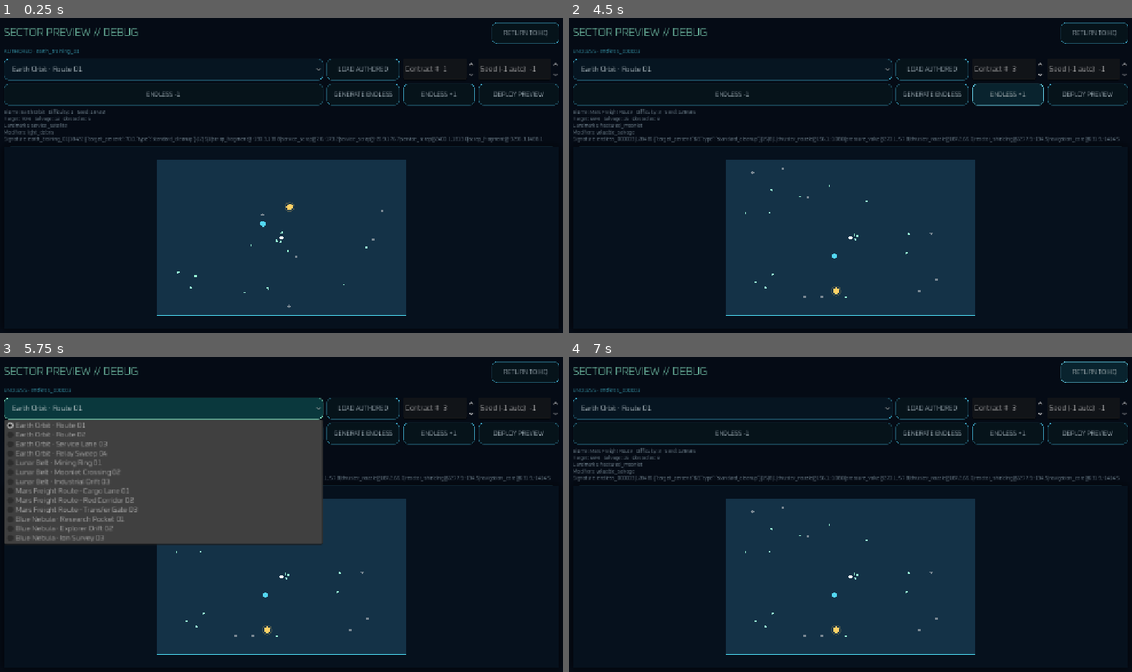
Above: before the commit, frames 1-4 (two rows, left to right).
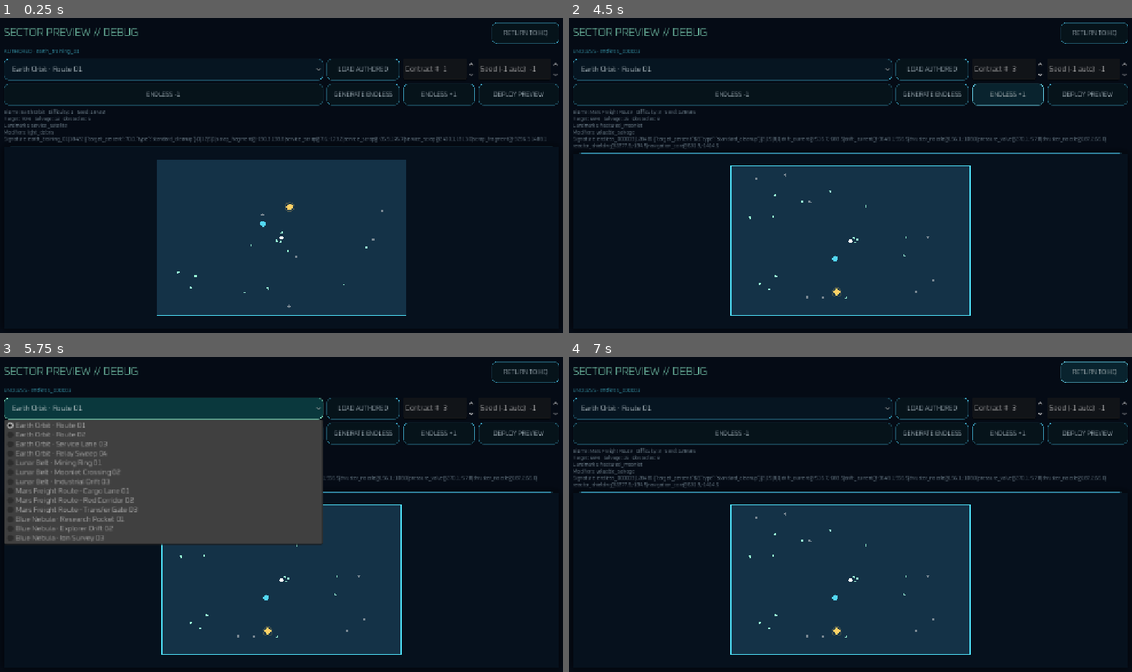
Above: after the commit, the same moments.

Repository: EwertonMendes/Orbital-Cleanup-Co.
Game: Godot game, scene res://src/debug/sector_preview/sector_preview.tscn
Two runs of this game, one before a commit and one after it. Both use one fixed random seed, a clock stepped at 60 frames per second and the inputs below. This scene is started directly instead of the project's main scene.
Inputs:
- Up to frame 1 (0.25 s): no input
- Up to frame 2 (4.5 s): click "ENDLESS -1" at 0.5 s; click "ENDLESS -1" at 1.25 s; click "GENERATE ENDLESS" at 2 s; click "GENERATE ENDLESS" at 2.75 s; click "ENDLESS +1" at 3.5 s; click "ENDLESS +1" at 4.25 s
- Up to frame 3 (5.75 s): click "Earth Orbit · Route 01" at 5 s
- Up to frame 4 (7 s): click "DEPLOY PREVIEW" at 5.75 s; click "RETURN TO HQ" at 6.5 s

The runs differ from the first frame. In frame 1, 0.3% of the frame differs, in the area x 34-98%, y 37-40%; in frame 2, 3.1%, in the area x 0-99%, y 37-95%; in frame 3, 1.8%; in frame 4, 3.1%.
Error in both runs: Invalid access to property or key 'target_percent' on a base object of type 'Dictionary'. (res://src/debug/sector_preview/sector_preview.gd:113)

Commit message:
feat: author data-driven biome visuals and environmental volumes

Diff:
--- a/content/biomes/blue_nebula.json
+++ b/content/biomes/blue_nebula.json
@@ -5,6 +5,102 @@
     "background": "#030817",
     "nebula": "#183b72",
     "accent": "#72d7ff"
+  },
+  "visual_profile": {
+    "planet_asset": "res://assets/original/planets/blue_giant.svg",
+    "planet_scale": 1.82,
+    "planet_anchor": [
+      0.2,
+      0.23
+    ],
+    "planet_parallax": 0.045,
+    "planet_rotation_speed": -0.005,
+    "atmosphere_color": "#91dfff",
+    "atmosphere_strength": 0.58,
+    "shimmer_strength": 0.15,
+    "traffic_count": 3,
+    "dust_density": 1.45
+  },
+  "environment": {
+    "salvage_mass_multiplier": 0.94,
+    "volumes": [
+      {
+        "kind": "visibility_pocket",
+        "count_range": [
+          2,
+          3
+        ],
+        "shape": "circle",
+        "strength_range": [
+          0.35,
+          0.62
+        ],
+        "radius_range": [
+          620,
+          980
+        ],
+        "placement": "random",
+        "color": "#72d7ff",
+        "secondary_color": "#5849a5"
+      },
+      {
+        "kind": "scanner_interference",
+        "count_range": [
+          1,
+          2
+        ],
+        "shape": "circle",
+        "strength_range": [
+          0.35,
+          0.62
+        ],
+        "radius_range": [
+          480,
+          760
+        ],
+        "placement": "random",
+        "color": "#80dfff",
+        "secondary_color": "#5a73d6"
+      },
+      {
+        "kind": "tractor_distortion",
+        "count_range": [
+          1,
+          2
+        ],
+        "shape": "circle",
+        "strength_range": [
+          0.3,
+          0.55
+        ],
+        "radius_range": [
+          460,
+          720
+        ],
+        "placement": "random",
+        "color": "#a28bff",
+        "secondary_color": "#3157a5"
+      },
+      {
+        "kind": "magnetic_zone",
+        "count_range": [
+          1,
+          1
+        ],
+        "shape": "circle",
+        "strength_range": [
+          0.22,
+          0.42
+        ],
+        "radius_range": [
+          500,
+          750
+        ],
+        "placement": "random",
+        "color": "#9effe6",
+        "secondary_color": "#365e9f"
+      }
+    ]
   },
   "salvage_tables": [
     "blue_nebula_research"
--- a/content/biomes/earth_orbit.json
+++ b/content/biomes/earth_orbit.json
@@ -5,6 +5,25 @@
     "background": "#040b13",
     "nebula": "#0b3d4d",
     "accent": "#53d7f1"
+  },
+  "visual_profile": {
+    "planet_asset": "res://assets/original/planets/earth_orbit.svg",
+    "planet_scale": 2.15,
+    "planet_anchor": [
+      0.82,
+      0.78
+    ],
+    "planet_parallax": 0.055,
+    "planet_rotation_speed": 0.006,
+    "atmosphere_color": "#72e5ff",
+    "atmosphere_strength": 0.48,
+    "shimmer_strength": 0.09,
+    "traffic_count": 9,
+    "dust_density": 0.55
+  },
+  "environment": {
+    "salvage_mass_multiplier": 1,
+    "volumes": []
   },
   "salvage_tables": [
     "earth_training",
--- a/content/biomes/lunar_belt.json
+++ b/content/biomes/lunar_belt.json
@@ -5,6 +5,68 @@
     "background": "#080b12",
     "nebula": "#30384a",
     "accent": "#c4d8ef"
+  },
+  "visual_profile": {
+    "planet_asset": "res://assets/original/planets/lunar_belt.svg",
+    "planet_scale": 2,
+    "planet_anchor": [
+      0.18,
+      0.75
+    ],
+    "planet_parallax": 0.07,
+    "planet_rotation_speed": 0.0025,
+    "atmosphere_color": "#d7e5f0",
+    "atmosphere_strength": 0.22,
+    "shimmer_strength": 0.035,
+    "traffic_count": 4,
+    "dust_density": 0.85
+  },
+  "environment": {
+    "salvage_mass_multiplier": 1.08,
+    "volumes": [
+      {
+        "kind": "gravity_well",
+        "count_range": [
+          2,
+          3
+        ],
+        "shape": "circle",
+        "strength_range": [
+          0.32,
+          0.58
+        ],
+        "radius_range": [
+          520,
+          850
+        ],
+        "placement": "random",
+        "color": "#c4d8ef",
+        "secondary_color": "#65758c"
+      },
+      {
+        "kind": "safe_corridor",
+        "count_range": [
+          1,
+          1
+        ],
+        "shape": "box",
+        "strength_range": [
+          0.55,
+          0.75
+        ],
+        "length_range": [
+          5200,
+          6200
+        ],
+        "width_range": [
+          500,
+          680
+        ],
+        "placement": "depot",
+        "color": "#dff2ff",
+        "secondary_color": "#62788b"
+      }
+    ]
   },
   "salvage_tables": [
     "lunar_belt_industry"
--- a/content/biomes/mars_freight.json
+++ b/content/biomes/mars_freight.json
@@ -5,6 +5,49 @@
     "background": "#120907",
     "nebula": "#5b2419",
     "accent": "#f28b54"
+  },
+  "visual_profile": {
+    "planet_asset": "res://assets/original/planets/mars_freight.svg",
+    "planet_scale": 2.2,
+    "planet_anchor": [
+      0.81,
+      0.74
+    ],
+    "planet_parallax": 0.06,
+    "planet_rotation_speed": 0.0045,
+    "atmosphere_color": "#ff9c63",
+    "atmosphere_strength": 0.4,
+    "shimmer_strength": 0.08,
+    "traffic_count": 8,
+    "dust_density": 1.15
+  },
+  "environment": {
+    "salvage_mass_multiplier": 1.22,
+    "volumes": [
+      {
+        "kind": "drift_current",
+        "count_range": [
+          2,
+          3
+        ],
+        "shape": "box",
+        "strength_range": [
+          0.32,
+          0.56
+        ],
+        "length_range": [
+          2300,
+          3600
+        ],
+        "width_range": [
+          650,
+          1000
+        ],
+        "placement": "random",
+        "color": "#ff9c63",
+        "secondary_color": "#a84a32"
+      }
+    ]
   },
   "salvage_tables": [
     "mars_freight"
--- a/schemas/biome.schema.json
+++ b/schemas/biome.schema.json
@@ -7,6 +7,8 @@
     "id",
     "display_name_key",
     "palette",
+    "visual_profile",
+    "environment",
     "salvage_tables",
     "landmarks",
     "modifiers",
@@ -128,6 +130,262 @@
           }
         }
       }
+    },
+    "visual_profile": {
+      "type": "object",
+      "additionalProperties": false,
+      "required": [
+        "planet_asset",
+        "planet_scale",
+        "planet_anchor",
+        "planet_parallax",
+        "planet_rotation_speed",
+        "atmosphere_color",
+        "atmosphere_strength",
+        "shimmer_strength",
+        "traffic_count",
+        "dust_density"
+      ],
+      "properties": {
+        "planet_asset": {
+          "type": "string",
+          "pattern": "^res://assets/original/planets/.+\\.svg$"
+        },
+        "planet_scale": {
+          "type": "number",
+          "minimum": 0.2,
+          "maximum": 5
+        },
+        "planet_anchor": {
+          "type": "array",
+          "prefixItems": [
+            {
+              "type": "number",
+              "minimum": 0,
+              "maximum": 1
+            },
+            {
+              "type": "number",
+              "minimum": 0,
+              "maximum": 1
+            }
+          ],
+          "minItems": 2,
+          "maxItems": 2
+        },
+        "planet_parallax": {
+          "type": "number",
+          "minimum": 0,
+          "maximum": 0.5
+        },
+        "planet_rotation_speed": {
+          "type": "number",
+          "minimum": -0.08,
+          "maximum": 0.08
+        },
+        "atmosphere_color": {
+          "type": "string"
+        },
+        "atmosphere_strength": {
+          "type": "number",
+          "minimum": 0,
+          "maximum": 1
+        },
+        "shimmer_strength": {
+          "type": "number",
+          "minimum": 0,
+          "maximum": 0.5
+        },
+        "traffic_count": {
+          "type": "integer",
+          "minimum": 0,
+          "maximum": 24
+        },
+        "dust_density": {
+          "type": "number",
+          "minimum": 0,
+          "maximum": 2
+        }
+      }
+    },
+    "environment": {
+      "type": "object",
+      "additionalProperties": false,
+      "required": [
+        "salvage_mass_multiplier",
+        "volumes"
+      ],
+      "properties": {
+        "salvage_mass_multiplier": {
+          "type": "number",
+          "minimum": 0.5,
+          "maximum": 2
+        },
+        "volumes": {
+          "type": "array",
+          "maxItems": 12,
+          "items": {
+            "type": "object",
+            "additionalProperties": false,
+            "required": [
+              "kind",
+              "count_range",
+              "shape",
+              "strength_range",
+              "placement",
+              "color",
+              "secondary_color"
+            ],
+            "properties": {
+              "kind": {
+                "enum": [
+                  "gravity_well",
+                  "safe_corridor",
+                  "drift_current",
+                  "visibility_pocket",
+                  "scanner_interference",
+                  "tractor_distortion",
+                  "magnetic_zone"
+                ]
+              },
+              "count_range": {
+                "type": "array",
+                "prefixItems": [
+                  {
+                    "type": "integer",
+                    "minimum": 0,
+                    "maximum": 8
+                  },
+                  {
+                    "type": "integer",
+                    "minimum": 0,
+                    "maximum": 8
+                  }
+                ],
+                "minItems": 2,
+                "maxItems": 2
+              },
+              "shape": {
+                "enum": [
+                  "circle",
+                  "box"
+                ]
+              },
+              "strength_range": {
+                "type": "array",
+                "prefixItems": [
+                  {
+                    "type": "number",
+                    "minimum": 0.05,
+                    "maximum": 1
+                  },
+                  {
+                    "type": "number",
+                    "minimum": 0.05,
+                    "maximum": 1
+                  }
+                ],
+                "minItems": 2,
+                "maxItems": 2
+              },
+              "radius_range": {
+                "type": "array",
+                "prefixItems": [
+                  {
+                    "type": "number",
+                    "minimum": 80,
+                    "maximum": 2000
+                  },
+                  {
+                    "type": "number",
+                    "minimum": 80,
+                    "maximum": 2000
+                  }
+                ],
+                "minItems": 2,
+                "maxItems": 2
+              },
+              "length_range": {
+                "type": "array",
+                "prefixItems": [
+                  {
+                    "type": "number",
+                    "minimum": 200,
+                    "maximum": 8000
+                  },
+                  {
+                    "type": "number",
+                    "minimum": 200,
+                    "maximum": 8000
+                  }
+                ],
+                "minItems": 2,
+                "maxItems": 2
+              },
+              "width_range": {
+                "type": "array",
+                "prefixItems": [
+                  {
+                    "type": "number",
+                    "minimum": 100,
+                    "maximum": 2000
+                  },
+                  {
+                    "type": "number",
+                    "minimum": 100,
+                    "maximum": 2000
+                  }
+                ],
+                "minItems": 2,
+                "maxItems": 2
+              },
+              "placement": {
+                "enum": [
+                  "random",
+                  "depot"
+                ]
+              },
+              "color": {
+                "type": "string"
+              },
+              "secondary_color": {
+                "type": "string"
+              }
+            },
+            "allOf": [
+              {
+                "if": {
+                  "properties": {
+                    "shape": {
+                      "const": "circle"
+                    }
+                  }
+                },
+                "then": {
+                  "required": [
+                    "radius_range"
+                  ]
+                }
+              },
+              {
+                "if": {
+                  "properties": {
+                    "shape": {
+                      "const": "box"
+                    }
+                  }
+                },
+                "then": {
+                  "required": [
+                    "length_range",
+                    "width_range"
+                  ]
+                }
+              }
+            ]
+          }
+        }
+      }
     }
   }
 }
--- a/src/game/sector/sector_generator.gd
+++ b/src/game/sector/sector_generator.gd
@@ -45,6 +45,8 @@
 
 	var rng := RandomNumberGenerator.new()
 	rng.seed = int(sector["seed"])
+	var environment_rng := RandomNumberGenerator.new()
+	environment_rng.seed = maxi(absi(int(sector["seed"]) * 31 + 99173), 1)
 
 	var spawn_rules := biome.get("spawn_rules", {}) as Dictionary
 	var min_spacing := float(spawn_rules.get("min_spacing", 120.0))
@@ -52,6 +54,16 @@
 	var starter_count := mini(int(spawn_rules.get("starter_cluster_count", 0)), salvage_count)
 	var starter_radius := float(spawn_rules.get("starter_cluster_radius", 260.0))
 	var depot_position := _vector2_from_array((sector["depot"] as Dictionary)["position"])
+	var environment_fields := _build_environment_fields(
+		biome,
+		environment_rng,
+		play_bounds,
+		depot_position
+	)
+	var environment_profile := biome.get("environment", {}) as Dictionary
+	parameters["mass_multiplier"] = float(parameters["mass_multiplier"]) * float(
+		environment_profile.get("salvage_mass_multiplier", 1.0)
+	)
 
 	var occupied: Array[Vector2] = [Vector2.ZERO, depot_position]
 	var landmarks := _build_landmarks(sector, rng, occupied)
@@ -77,13 +89,15 @@
 		obstacle_count,
 		min_spacing * 0.8,
 		edge_margin,
-		occupied
+		occupied,
+		environment_fields
 	)
 
 	var signature := _build_signature(
 		sector_id,
 		int(sector["seed"]),
 		sector["contract"] as Dictionary,
+		environment_fields,
 		salvage_spawns,
 		obstacle_spawns,
 		landmarks
@@ -94,6 +108,7 @@
 		"play_bounds": play_bounds,
 		"depot_position": depot_position,
 		"parameters": parameters,
+		"environment_fields": environment_fields,
 		"salvage_spawns": salvage_spawns,
 		"obstacle_spawns": obstacle_spawns,
 		"landmark_spawns": landmarks,
@@ -189,7 +204,8 @@
 	count: int,
 	min_spacing: float,
 	edge_margin: float,
-	occupied: Array[Vector2]
+	occupied: Array[Vector2],
+	environment_fields: Array[Dictionary]
 ) -> Array[Dictionary]:
 	var obstacle_definitions := biome.get("obstacles", []) as Array
 	var output: Array[Dictionary] = []
@@ -198,7 +214,14 @@
 
 	for _index in range(count):
 		var definition: Dictionary = _weighted_pick(obstacle_definitions, "weight", rng) as Dictionary
-		var position := _find_position(rng, play_bounds, edge_margin, min_spacing, occupied)
+		var position := _find_obstacle_position(
+			rng,
+			play_bounds,
+			edge_margin,
+			min_spacing,
+			occupied,
+			environment_fields
+		)
 		occupied.append(position)
 		output.append({
 			"definition": definition.duplicate(true),
@@ -210,6 +233,103 @@
 		})
 	return output
 
+func _build_environment_fields(
+	biome: Dictionary,
+	rng: RandomNumberGenerator,
+	play_bounds: Rect2,
+	depot_position: Vector2
+) -> Array[Dictionary]:
+	var output: Array[Dictionary] = []
+	var environment := biome.get("environment", {}) as Dictionary
+	for value in environment.get("volumes", []) as Array:
+		var template := value as Dictionary
+		var count_range := template["count_range"] as Array
+		var count := rng.randi_range(int(count_range[0]), int(count_range[1]))
+		for _index in range(count):
+			var placement := String(template.get("placement", "random"))
+			var position := depot_position if placement == "depot" else _random_environment_position(
+				rng,
+				play_bounds,
+				620.0
+			)
+			var strength_range := template["strength_range"] as Array
+			var entry := {
+				"kind": String(template["kind"]),
+				"shape": String(template["shape"]),
+				"position": position,
+				"rotation": rng.randf_range(-PI, PI),
+				"strength": rng.randf_range(
+					float(strength_range[0]),
+					float(strength_range[1])
+				),
+				"color": String(template["color"]),
+				"secondary_color": String(template["secondary_color"]),
+			}
+			if String(template["shape"]) == "circle":
+				var radius_range := template["radius_range"] as Array
+				entry["radius"] = rng.randf_range(
+					float(radius_range[0]),
+					float(radius_range[1])
+				)
+			else:
+				var length_range := template["length_range"] as Array
+				var width_range := template["width_range"] as Array
+				entry["size"] = Vector2(
+					rng.randf_range(float(length_range[0]), float(length_range[1])),
+					rng.randf_range(float(width_range[0]), float(width_range[1]))
+				)
+			output.append(entry)
+	return output
+
+func _random_environment_position(
+	rng: RandomNumberGenerator,
+	play_bounds: Rect2,
+	edge_margin: float
+) -> Vector2:
+	return Vector2(
+		rng.randf_range(play_bounds.position.x + edge_margin, play_bounds.end.x - edge_margin),
+		rng.randf_range(play_bounds.position.y + edge_margin, play_bounds.end.y - edge_margin)
+	)
+
+func _find_obstacle_position(
+	rng: RandomNumberGenerator,
+	play_bounds: Rect2,
+	edge_margin: float,
+	min_spacing: float,
+	occupied: Array[Vector2],
+	environment_fields: Array[Dictionary]
+) -> Vector2:
+	var left := play_bounds.position.x + edge_margin
+	var right := play_bounds.end.x - edge_margin
+	var top := play_bounds.position.y + edge_margin
+	var bottom := play_bounds.end.y - edge_margin
+
+	for _attempt in range(48):
+		var candidate := Vector2(rng.randf_range(left, right), rng.randf_range(top, bottom))
+		if not _is_far_enough(candidate, occupied, min_spacing):
+			continue
+		if _inside_safe_corridor(candidate, environment_fields, 80.0):
+			continue
+		return candidate
+	return _find_position(rng, play_bounds, edge_margin, min_spacing, occupied)
+
+func _inside_safe_corridor(
+	point: Vector2,
+	environment_fields: Array[Dictionary],
+	padding: float
+) -> bool:
+	for field in environment_fields:
+		if String(field.get("kind", "")) != "safe_corridor":
+			continue
+		var local := (point - (field["position"] as Vector2)).rotated(
+			-float(field.get("rotation", 0.0))
+		)
+		var size := field.get("size", Vector2.ZERO) as Vector2
+		var half := size * 0.5 + Vector2.ONE * padding
+		if absf(local.x) <= half.x and absf(local.y) <= half.y:
+			return true
+	return false
+
 func _pick_salvage_id(entries: Array, rng: RandomNumberGenerator, rare_weight_multiplier: float) -> String:
 	var weighted: Array[Dictionary] = []
 	for value in entries:
@@ -273,6 +393,7 @@
 	sector_id: String,
 	seed: int,
 	contract_ref: Dictionary,
+	environment_fields: Array[Dictionary],
 	salvage: Array[Dictionary],
 	obstacles: Array[Dictionary],
 	landmarks: Array[Dictionary]
@@ -281,10 +402,19 @@
 		sector_id,
 		str(seed),
 		JSON.stringify(contract_ref),
+		str(environment_fields.size()),
 		str(salvage.size()),
 		str(obstacles.size()),
 		str(landmarks.size()),
 	])
+	for index in range(mini(environment_fields.size(), 4)):
+		var field := environment_fields[index] as Dictionary
+		var field_position := field["position"] as Vector2
+		parts.append("%s@%.1f,%.1f" % [
+			String(field["kind"]),
+			field_position.x,
+			field_position.y,
+		])
 	for index in range(mini(salvage.size(), 5)):
 		var entry: Dictionary = salvage[index] as Dictionary
 		var position := entry["position"] as Vector2
